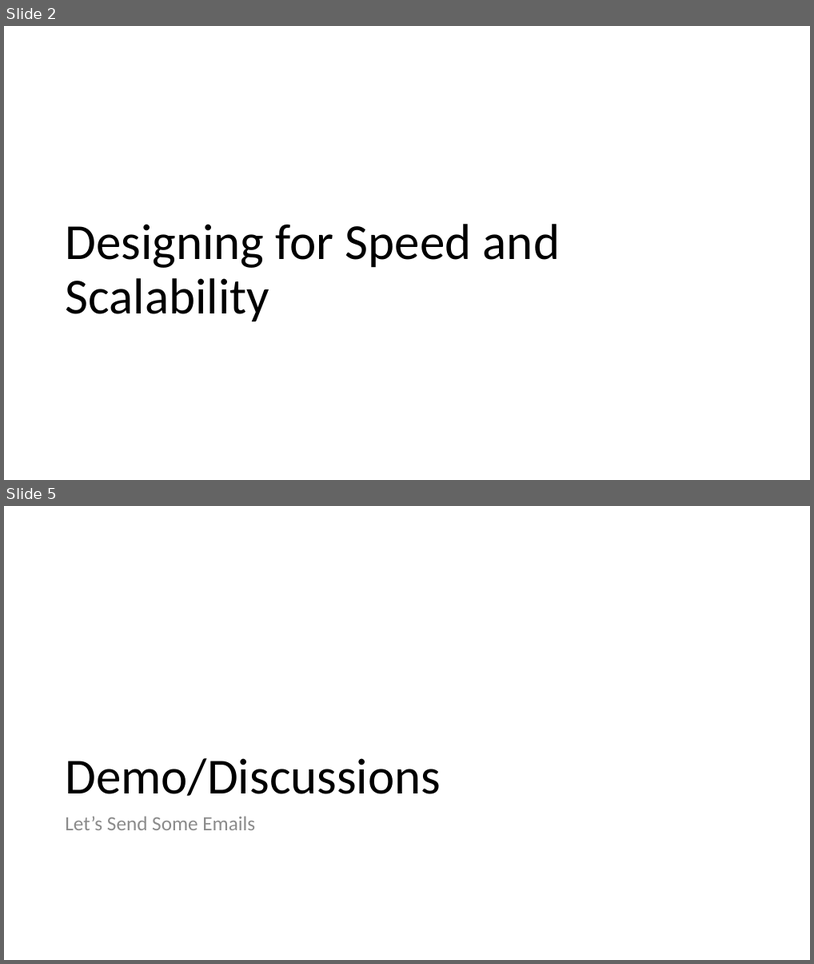
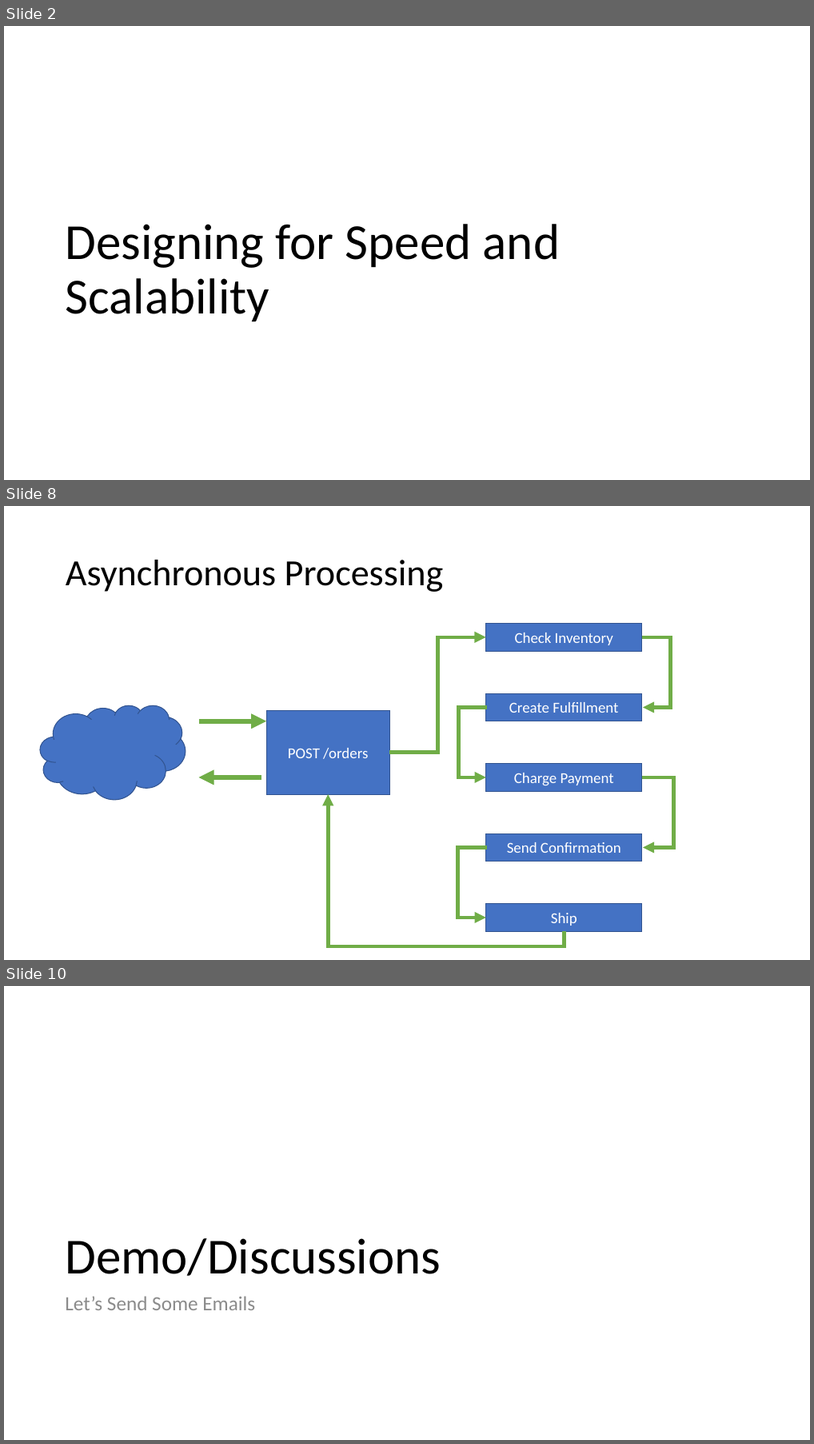
Before and after one commit to 1kevgriff/Workshop-ASPNETCore-Liftoff, a slide deck: Slides/02_DesignForSpeed.pptx. Shown one above the other, each under a label of ours: slides 2 and 5 before the commit, slides 2, 8 and 10 after it; the slides between them are not shown. The pictures are 814x964 and 814x1444 pixels, drawn with LibreOffice and Linux fonts; fonts in the diff are those of the drawing. Boxes give left, top, right and bottom in pixels: in the first picture for what was removed or moved away, otherwise in the second. Text is boxed around its words. In the diff, an @@ line names an element or a change of style, - is before the commit and + after.

```diff
--- a/Slides/02_DesignForSpeed.pptx
+++ b/Slides/02_DesignForSpeed.pptx
@@ slide 8 added at [4,506,810,960], background #FFFFFF @@
@@ title added at [66,560,444,592], 44 pt, text #000000 @@
+Asynchronous Processing
@@ rectangle added at [486,624,642,651], fill #4472C4, outline #325491 1 pt, 18 pt, text #FFFFFF @@
+Check Inventory
@@ elbow arrow added from (390, 752) to (486, 637), #70AD47 4.5 pt @@
@@ elbow arrow added from (643, 637) to (643, 708), #70AD47 4.5 pt @@
@@ rectangle added at [486,693,642,721], fill #4472C4, outline #325491 1 pt, 18 pt, text #FFFFFF @@
+Create Fulfillment
@@ cloud added at [40,705,186,800], fill #4472C4, outline #325491 1 pt @@
@@ arrow added from (198, 721) to (266, 721), #70AD47 6 pt @@
@@ rectangle added at [266,711,390,795], fill #4472C4, outline #325491 1 pt, 18 pt, text #FFFFFF @@
+POST /orders
@@ elbow arrow added from (487, 708) to (486, 777), #70AD47 4.5 pt @@
@@ rectangle added at [486,763,642,791], fill #4472C4, outline #325491 1 pt, 18 pt, text #FFFFFF @@
+Charge Payment
@@ arrow added from (262, 777) to (198, 777), #70AD47 6 pt @@
@@ elbow arrow added from (643, 777) to (643, 847), #70AD47 4.5 pt @@
@@ elbow arrow added from (564, 932) to (328, 794), #70AD47 4.5 pt @@
@@ rectangle added at [486,833,642,861], fill #4472C4, outline #325491 1 pt, 18 pt, text #FFFFFF @@
+Send Confirmation
@@ elbow arrow added from (487, 847) to (486, 917), #70AD47 4.5 pt @@
@@ rectangle added at [486,904,642,932], fill #4472C4, outline #325491 1 pt, 18 pt, text #FFFFFF @@
+Ship
@@ what was slide 5 is now slide 10 @@
```
Also in this commit, not shown: 2 slides changed, 15 other slides added, 4 slides removed, 6 other files.
